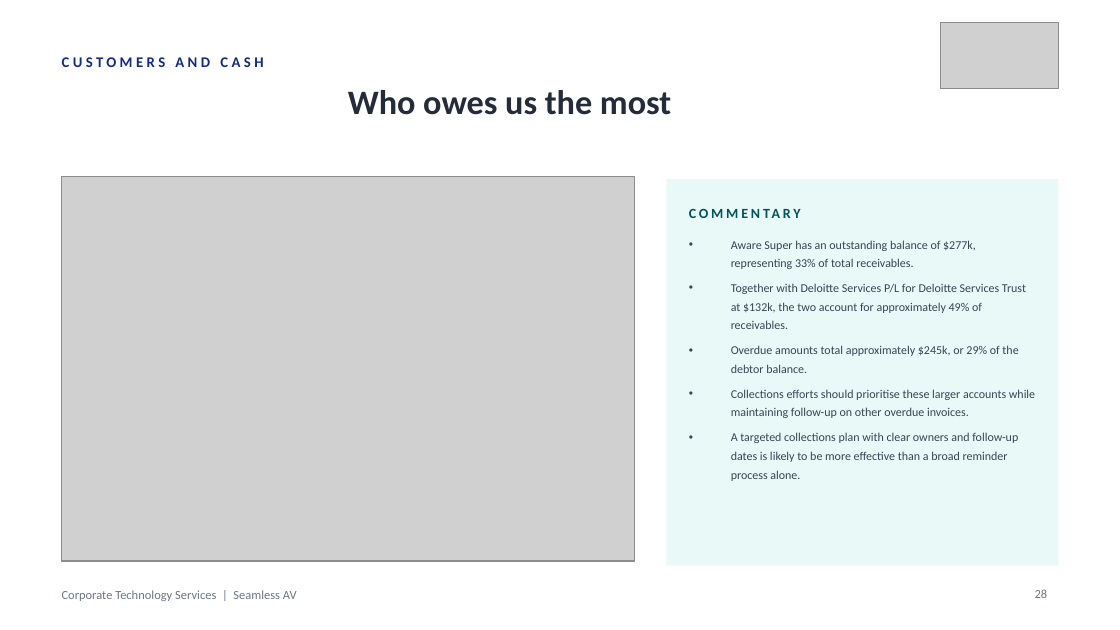
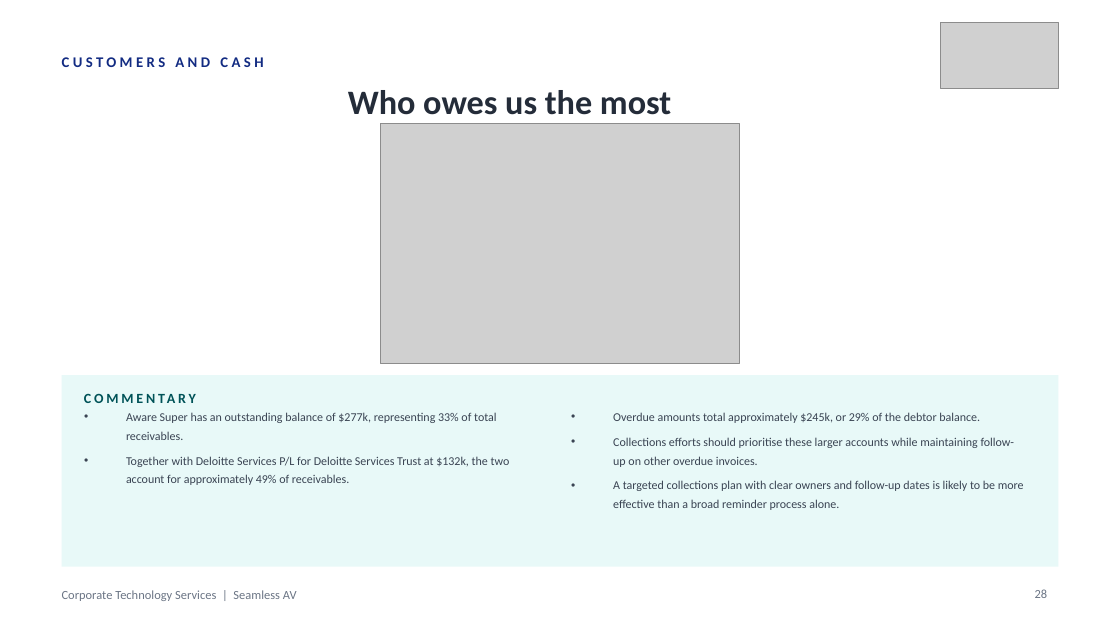
Before and after one commit to WesleyNelson-O33/Claude, a slide deck: slide 28 of deck/CTS Monthly Business Review - 30092026.pptx. Drawn at 1120x630 pixels with LibreOffice and Linux fonts; fonts in the diff are those of the drawing; grey boxes stand for pictures. Boxes give left, top, right and bottom in pixels: in the first picture for what was removed or moved away, otherwise in the second. Text is boxed around its words. In the diff, an @@ line names an element or a change of style, - is before the commit and + after.

```diff
--- a/deck/CTS Monthly Business Review - 30092026.pptx
+++ b/deck/CTS Monthly Business Review - 30092026.pptx
@@ picture: place and size @@
-picture at [62, 177, 634, 561]
+picture at [381, 123, 739, 364]
@@ text at [731, 240, 1026, 329]: paragraphs removed @@
-• Aware Super has an outstanding balance of $277k, representing 33% of total receivables.
-• Together with Deloitte Services P/L for Deloitte Services Trust at $132k, the two account for approximately 49% of receivables.
@@ rectangle: place and size @@
-rectangle at [666, 179, 1058, 566]
+rectangle at [62, 375, 1058, 567]
@@ text "COMMENTARY" rewrapped from [689, 199, 1036, 227] to [84, 384, 420, 412] @@
@@ text added at [126, 412, 510, 485], 7.8 pt, text #3A4453 @@
+• Aware Super has an outstanding balance of $277k, representing 33% of total receivables.
+• Together with Deloitte Services P/L for Deloitte Services Trust at $132k, the two account for approximately 49% of receivables.
@@ text "Overdue amounts total approximately $245k, ...": place and size @@
-text "Overdue amounts total approximately $245k, ..." at [731, 240, 1035, 481]
+text "Overdue amounts total approximately $245k, ..." at [613, 412, 1024, 510]
```
Also in this commit, not shown: 8 other slides changed, 27 other files.
